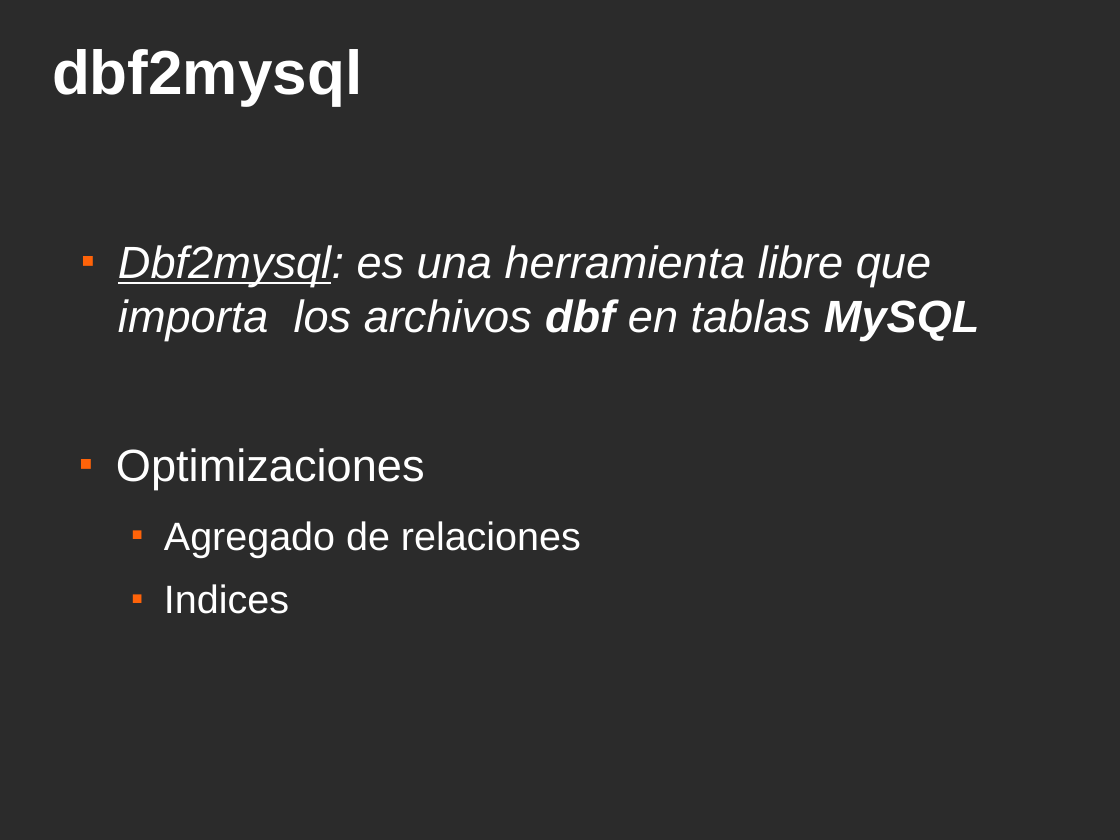
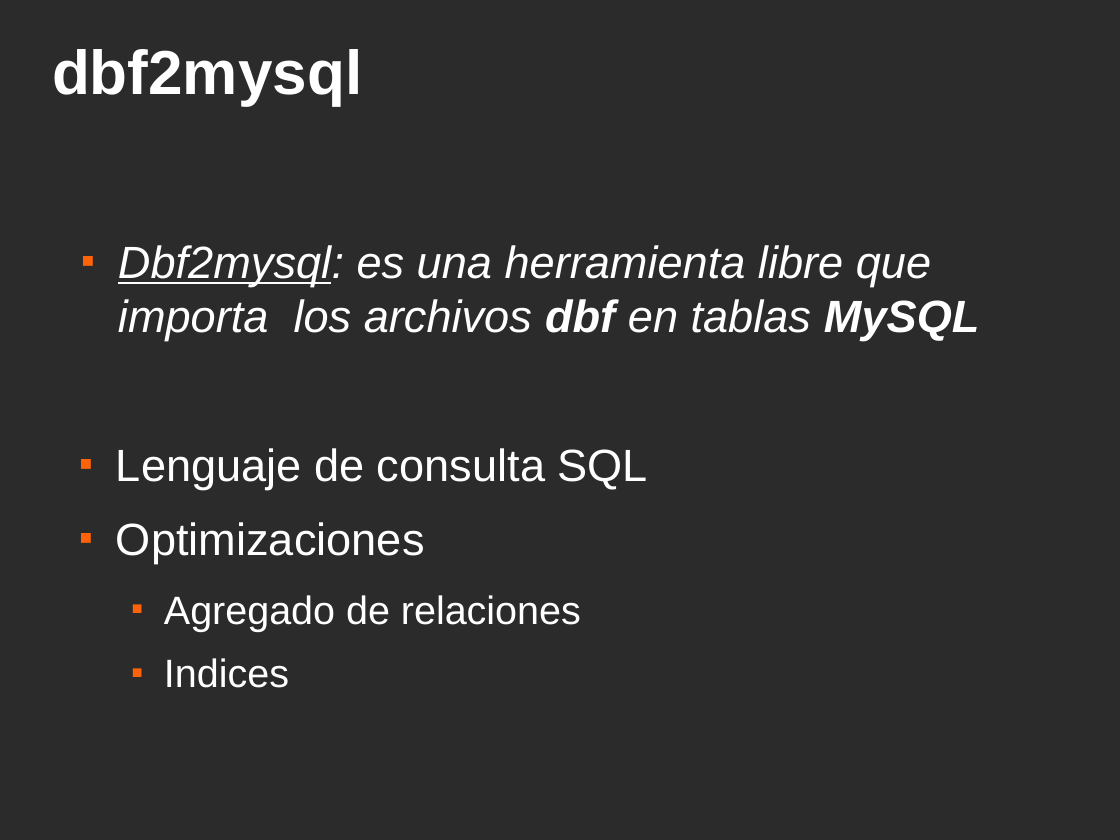
Before and after one commit to ervin45/proyectofinal, a slide deck: slide 21 of doc/material_para_la_catedra/presentacion_final/presentacion_final.odp. Drawn at 1120x840 pixels with LibreOffice and Linux fonts; fonts in the diff are those of the drawing; background and template pictures are left out; a plain dark background stands for a picture behind light text. Boxes give left, top, right and bottom in pixels: in the first picture for what was removed or moved away, otherwise in the second. Text is boxed around its words. In the diff, an @@ line names an element or a change of style, - is before the commit and + after.

```diff
--- a/doc/material_para_la_catedra/presentacion_final/presentacion_final.odp
+++ b/doc/material_para_la_catedra/presentacion_final/presentacion_final.odp
@@ text at (x1=116, y1=448, x2=648, y2=490): paragraph added @@
+■ Lenguaje de consulta SQL
```
Also in this commit, not shown: 10 other slides changed.
